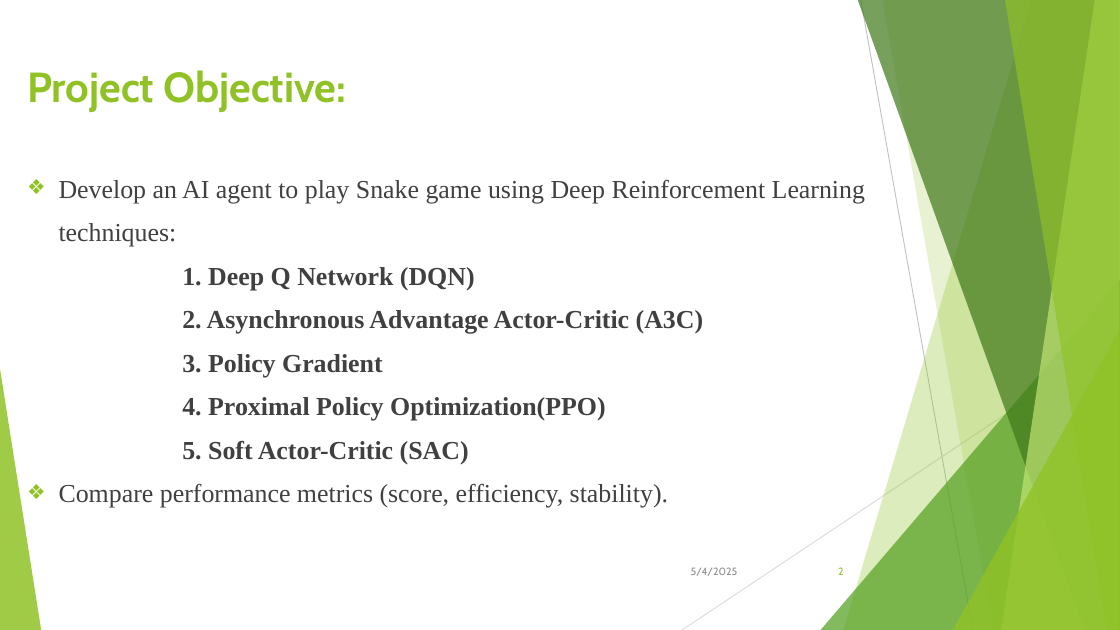
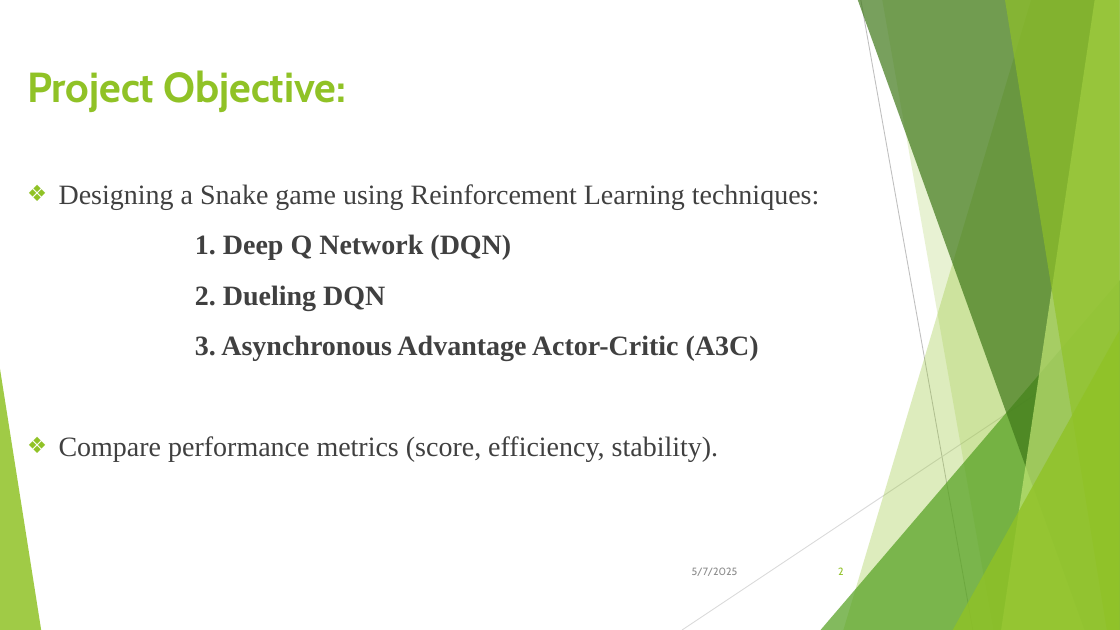
Before and after one commit to Harika2403/Intro-to-AI-Semester-Project, a slide deck: slide 2 of AI Project PPT.pptx. Drawn at 1120x630 pixels with LibreOffice and Linux fonts; fonts in the diff are those of the drawing. Boxes give left, top, right and bottom in pixels: in the first picture for what was removed or moved away, otherwise in the second. Text is boxed around its words. In the diff, an @@ line names an element or a change of style, - is before the commit and + after.

```diff
--- a/AI Project PPT.pptx
+++ b/AI Project PPT.pptx
@@ text at bbox=[59, 184, 819, 210]: text changed; size 22.2 to 24 pt @@
-❖ Develop an AI agent to play Snake game using Deep Reinforcement Learning techniques:
+❖ Designing a Snake game using Reinforcement Learning techniques:
@@ text at bbox=[59, 234, 718, 462]: size 22.2 to 24 pt in "1. Deep Q Network (DQN)", "Compare performance metrics (score, efficiency, stability)."; line spacing 1.4 to 1.5 @@
@@ text at bbox=[195, 285, 759, 361]: text changed; size 22.2 to 24 pt @@
-2. Asynchronous Advantage Actor-Critic (A3C)
-3. Policy Gradient
-4. Proximal Policy Optimization(PPO)
-5. Soft Actor-Critic (SAC)
+2. Dueling DQN
+3. Asynchronous Advantage Actor-Critic (A3C)
@@ text at bbox=[692, 567, 738, 576]: text changed @@
-5/4/2025
+5/7/2025
```
Also in this commit, not shown: 8 other slides changed, 1 slide added, 11 slides removed.
